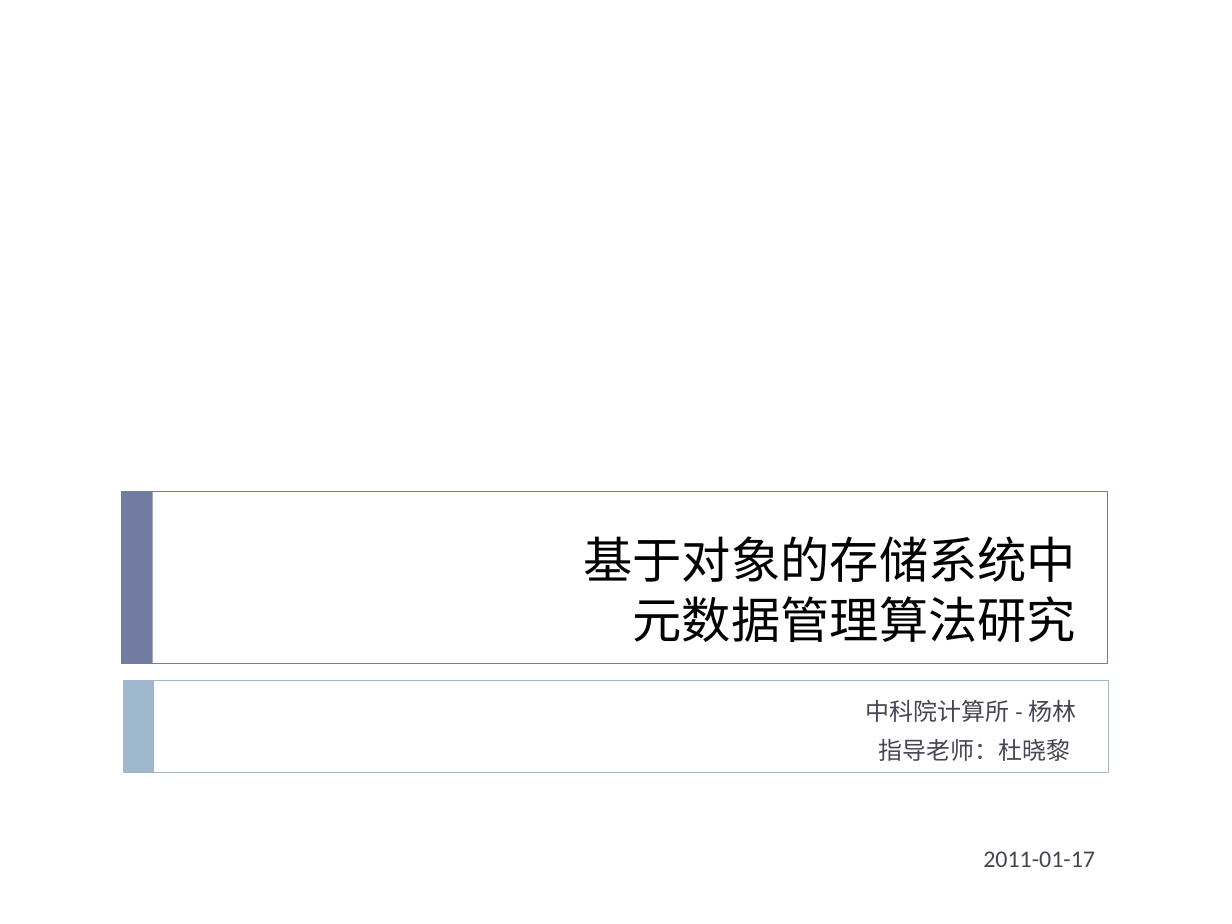
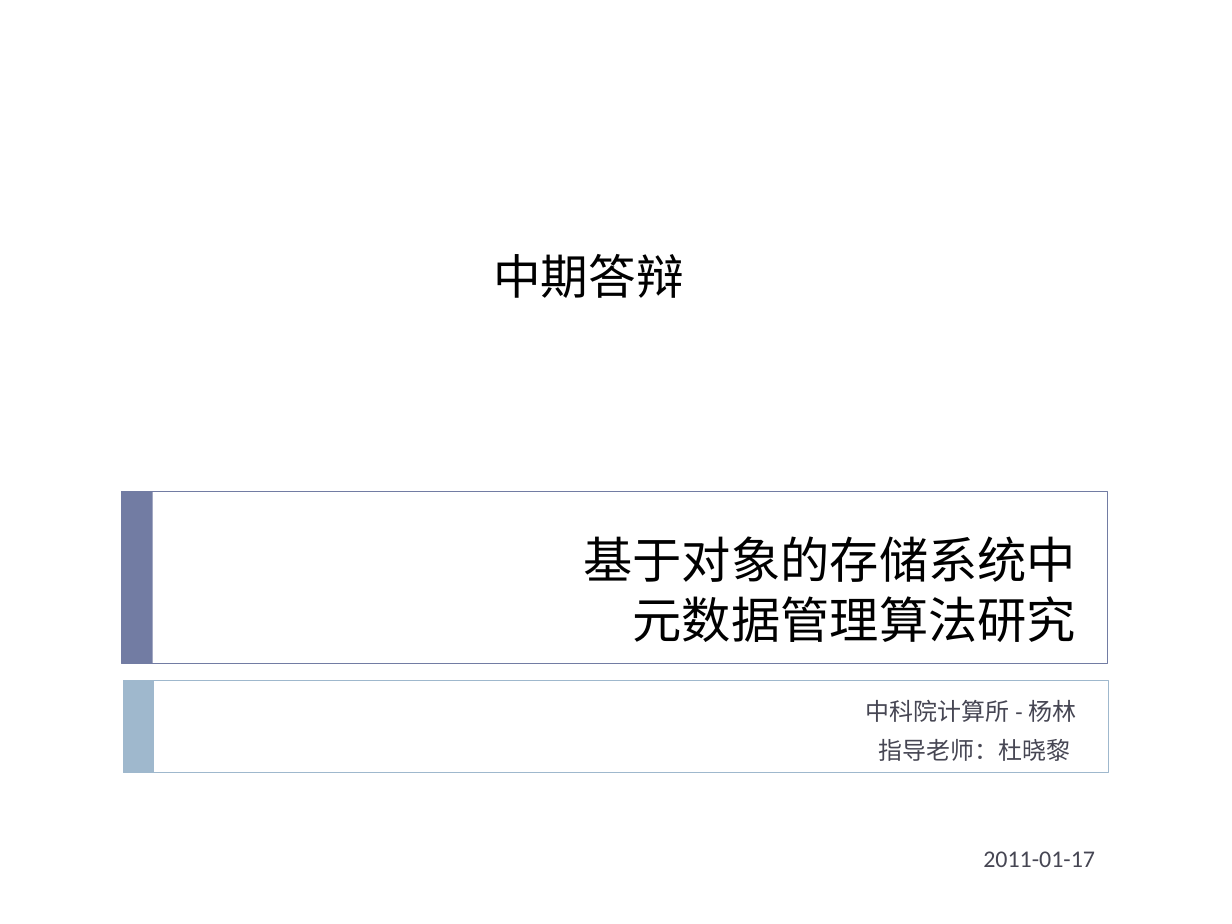
Before and after one commit to cheliequan/idning-paper, a slide deck: slide 1 of draft/中期.pptx. Drawn at 1232x924 pixels with LibreOffice and Linux fonts; fonts in the diff are those of the drawing. Boxes give left, top, right and bottom in pixels: in the first picture for what was removed or moved away, otherwise in the second. Text is boxed around its words. In the diff, an @@ line names an element or a change of style, - is before the commit and + after.

```diff
--- a/draft/中期.pptx
+++ b/draft/中期.pptx
@@ text added at (493,254,683,298), 48 pt, text #000000 @@
+中期答辩
```
Also in this commit, not shown: 5 other slides changed, 4 slides added, 10 slides removed, 2 other files.
